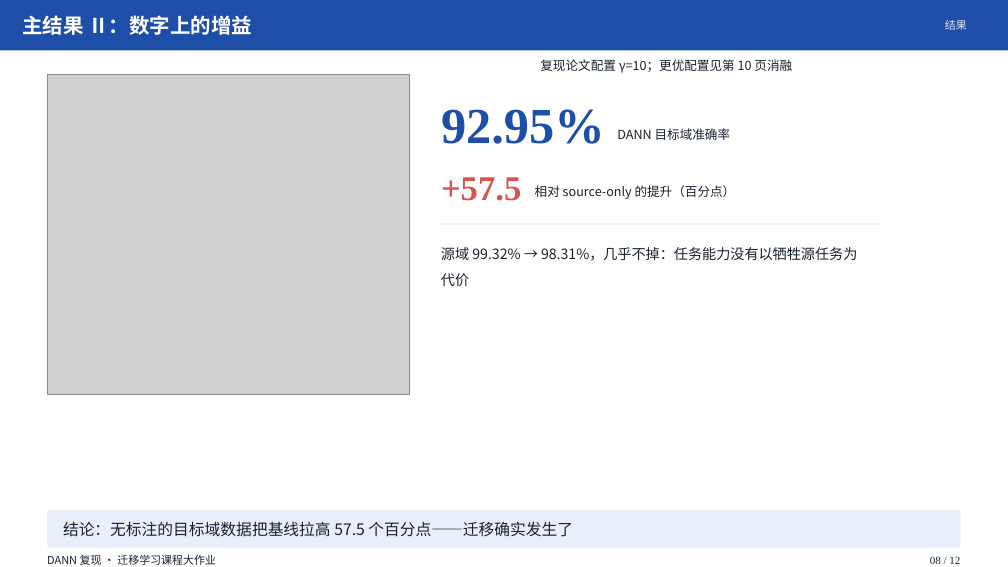
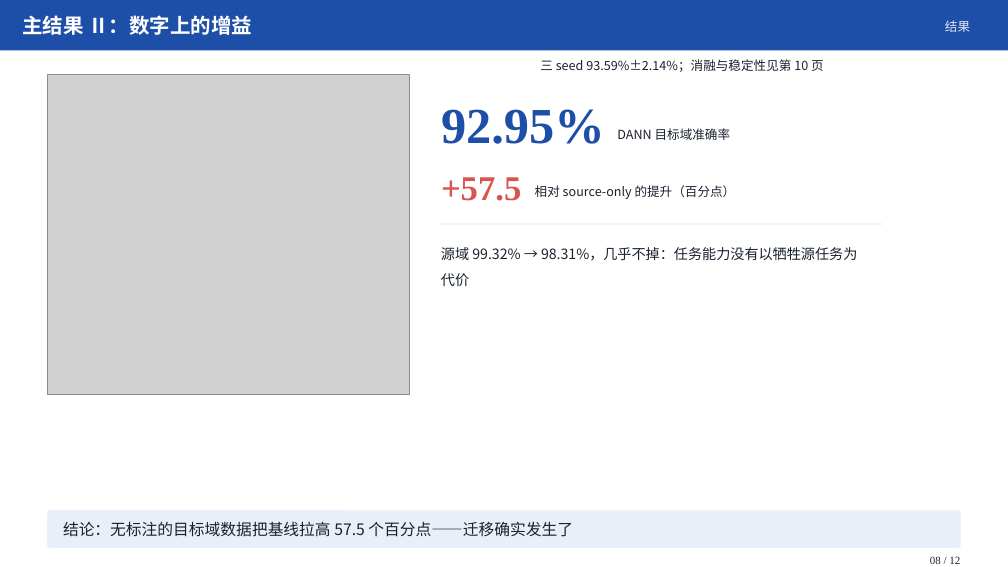
Before and after one commit to IsukaShinji/2026-fall-transfer-learning, a slide deck: slide 8 of 个人展示/汇报/DANN域自适应汇报/DANN域自适应汇报.pptx. Drawn at 1008x567 pixels with LibreOffice and Linux fonts; fonts in the diff are those of the drawing; grey boxes stand for pictures. Boxes give left, top, right and bottom in pixels: in the first picture for what was removed or moved away, otherwise in the second. Text is boxed around its words. In the diff, an @@ line names an element or a change of style, - is before the commit and + after.

```diff
--- a/个人展示/汇报/DANN域自适应汇报/DANN域自适应汇报.pptx
+++ b/个人展示/汇报/DANN域自适应汇报/DANN域自适应汇报.pptx
@@ text "结果" at (x1=945, y1=20, x2=970, y2=32): size 10.5 to 12 pt @@
@@ text at (x1=540, y1=59, x2=824, y2=72): text changed @@
-复现论文配置 γ=10；更优配置见第 10 页消融
+三 seed 93.59%±2.14%；消融与稳定性见第 10 页
@@ text removed at (x1=47, y1=554, x2=216, y2=565) @@
-DANN 复现 · 迁移学习课程大作业
```
Also in this commit, not shown: 10 other slides changed, 5 other files.
